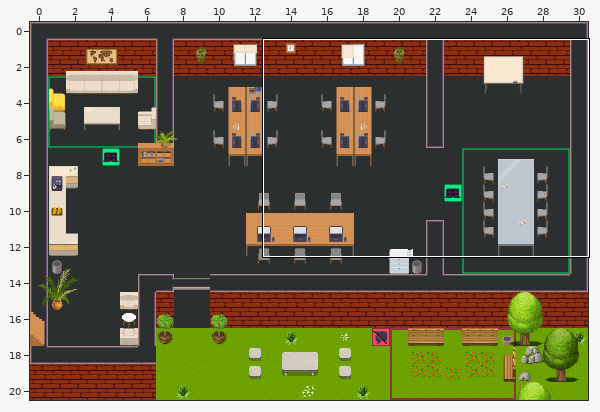
Tiled map (JSON): office.tmj. The first picture is a wide view before the edit; the outline marks the close-up.
Close-up. Old version:
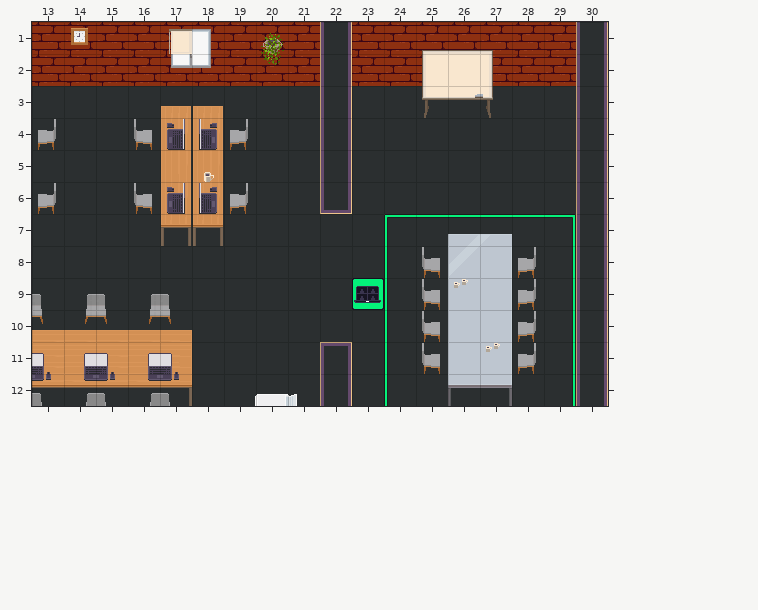
Cells are 32x32 px. Shown: x 13..30, y 1..12. The commit also changed other parts of the map, which this record leaves out.
After:
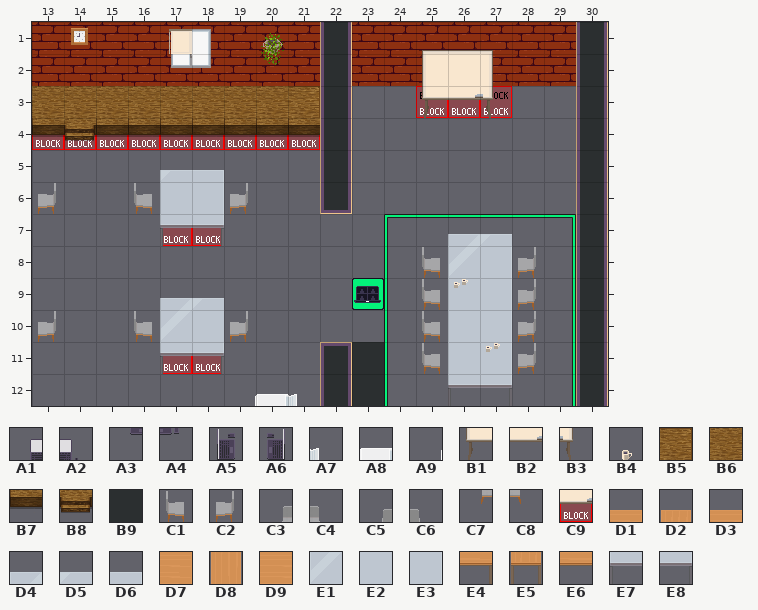
Key: from "WA_Miscellaneous": A1 2, A2 3, A3 12, A4 13, A5 24, A6 25, A7 26 flipped left-right, A8 27 flipped left-right, A9 28 flipped left-right, B1 53, B2 54, B3 55, B4 59; from "WA_Other_Furniture": B5 86, B6 97, B7 108, B8 109; from "WA_Room_Builder": B9 100; from "WA_Seats": C1 119, C2 120, C3 121, C4 122, C5 123, C6 124, C7 134, C8 135; from "WA_Special_Zones": C9 2; from "WA_Tables": D1 1, D2 2, D3 3, D4 5, D5 6, D6 7, D7 11, D8 12, D9 13, E1 15, E2 16, E3 17, E4 21, E5 22, E6 23, E7 25, E8 27.
__ is an empty cell, ## one hidden under a higher layer.
Tiles of an added or newly shown layer are drawn over the layers below it.
See-through tiles are keyed as they look on the map.
Changes in this commit:
Layer "collisions" (now hidden):
y 3: x 25..27 ## ## ## -> __ __ __
y 4..5: x 17..18 ## ## -> __ __
y 7: x 17..18 ## ## -> __ __
y 11..12: x 13..17 ## ## ## ## ## -> __ __ __ __ __
Layer "collisions_fritz" (added):
y 3: x 25..27 __ __ __ -> C9 C9 C9
y 4: x 13..21 __ __ __ __ __ __ __ __ __ -> C9 C9 C9 C9 C9 C9 C9 C9 C9
y 7: x 17..18 __ __ -> C9 C9
y 11: x 17..18 __ __ -> C9 C9
Layer "floor/floorfritz" (now hidden):
y 3..6: x 13..21 B9 B9 B9 B9 B9 B9 B9 B9 B9 -> __ __ __ __ __ __ __ __ __; x 23..29 B9 B9 B9 B9 B9 B9 B9 -> __ __ __ __ __ __ __
y 7: x 13..29 B9 B9 B9 B9 B9 B9 B9 B9 B9 B9 B9 B9 B9 B9 B9 B9 B9 -> __ __ __ __ __ __ __ __ __ __ __ __ __ __ __ __ __
y 8: x 13..25 B9 B9 B9 B9 B9 B9 B9 B9 B9 B9 B9 B9 B9 -> __ __ __ __ __ __ __ __ __ __ __ __ __; x 28..29 B9 B9 -> __ __
y 9: x 13..22 B9 B9 B9 B9 B9 B9 B9 B9 B9 B9 -> __ __ __ __ __ __ __ __ __ __; x 24..25 B9 B9 -> __ __; x 28..29 B9 B9 -> __ __
y 10: x 13..25 B9 B9 B9 B9 B9 B9 B9 B9 B9 B9 B9 B9 B9 -> __ __ __ __ __ __ __ __ __ __ __ __ __; x 28..29 B9 B9 -> __ __
y 11: x 13..21 ## ## ## ## ## B9 B9 B9 B9 -> __ __ __ __ __ __ __ __ __; x 24..25 B9 B9 -> __ __; x 28..29 B9 B9 -> __ __
y 12: x 13..21 B9 B9 B9 B9 B9 B9 B9 B9 B9 -> __ __ __ __ __ __ __ __ __; x 24..29 B9 B9 B9 B9 B9 B9 -> __ __ __ __ __ __
Layer "floor/Empore fritz" (added):
y 3: x 13..21 __ __ __ __ __ __ __ __ __ -> B6 B6 B6 B6 B6 B6 B6 B6 B5
y 4: x 13..21 __ __ __ __ __ __ __ __ __ -> B7 B8 B7 B7 B7 B7 B7 B7 B7
Layer "furniture/plants":
y 11: x 13..17 D9 D9 D9 D9 D7 -> __ __ __ __ __
y 12: x 13..17 E6 E6 E6 E6 E4 -> __ __ __ __ __
Layer "furniture/furniture2" (now hidden):
y 3: x 25..27 B1 B2 B3 -> __ __ __
y 4: x 13 C2 -> __; x 16..19 C1 D8 D8 C2 -> __ __ __ __
y 5: x 17..18 D8 D8 -> __ __
y 6: x 13 C2 -> __; x 16..19 C1 D8 D8 C2 -> __ __ __ __
y 7: x 17..18 E5 E5 -> __ __
y 8: x 25 C1 -> __; x 28 C2 -> __
y 9: x 13..17 C4 C3 C4 C3 C4 -> __ __ __ __ __; x 25 C1 -> __; x 28 C2 -> __
y 10: x 13..17 C8 C7 C8 C7 C8 -> __ __ __ __ __; x 25 C1 -> __; x 28 C2 -> __
y 11: x 25 C1 -> __; x 28 C2 -> __
y 12: x 13..17 C6 C5 C6 C5 C6 -> __ __ __ __ __; x 26..27 E7 E8 -> __ __
Layer "furniture/tables + seats fritz" (added):
y 3: x 25..27 __ __ __ -> B1 B2 B3
y 5: x 17..18 __ __ -> D5 D6
y 6: x 13 __ -> C2; x 16..19 __ __ __ __ -> C1 E2 E3 C2
y 7: x 17..18 __ __ -> E7 E8
y 8: x 25 __ -> C1; x 28 __ -> C2
y 9: x 17..18 __ __ -> D4 D5; x 25 __ -> C1; x 28 __ -> C2
y 10: x 13 __ -> C2; x 16..19 __ __ __ __ -> C1 E1 E2 C2; x 25 __ -> C1; x 28 __ -> C2
y 11: x 17..18 __ __ -> E7 E8; x 25 __ -> C1; x 28 __ -> C2
y 12: x 26..27 __ __ -> E7 E8
Layer "furniture/furniture3 fritz":
y 4: x 17..18 A6 A5 -> __ __
y 5: x 18 B4 -> __
y 6: x 17..18 A6 A5 -> __ __
y 11: x 13..17 A2 A1 A2 A1 A2 -> __ __ __ __ __
y 12: x 13..17 A4 A3 A4 A3 A4 -> __ __ __ __ __
Layer "above/above1" (now hidden):
y 3: x 17..18 D2 D2 -> __ __
y 7: x 26..27 D4 D5 -> __ __
y 10: x 13..17 D3 D3 D3 D3 D1 -> __ __ __ __ __
y 12: x 19..21 A9 A8 A7 -> __ __ __
Layer "above/above1 fritz" (added):
y 7: x 26..27 __ __ -> D4 D5
y 12: x 19..21 __ __ __ -> A9 A8 A7
Boxes around the changes in both close-ups, in picture pixels (x1, y1, x2, y2):
changed: (32, 86, 576, 406)
